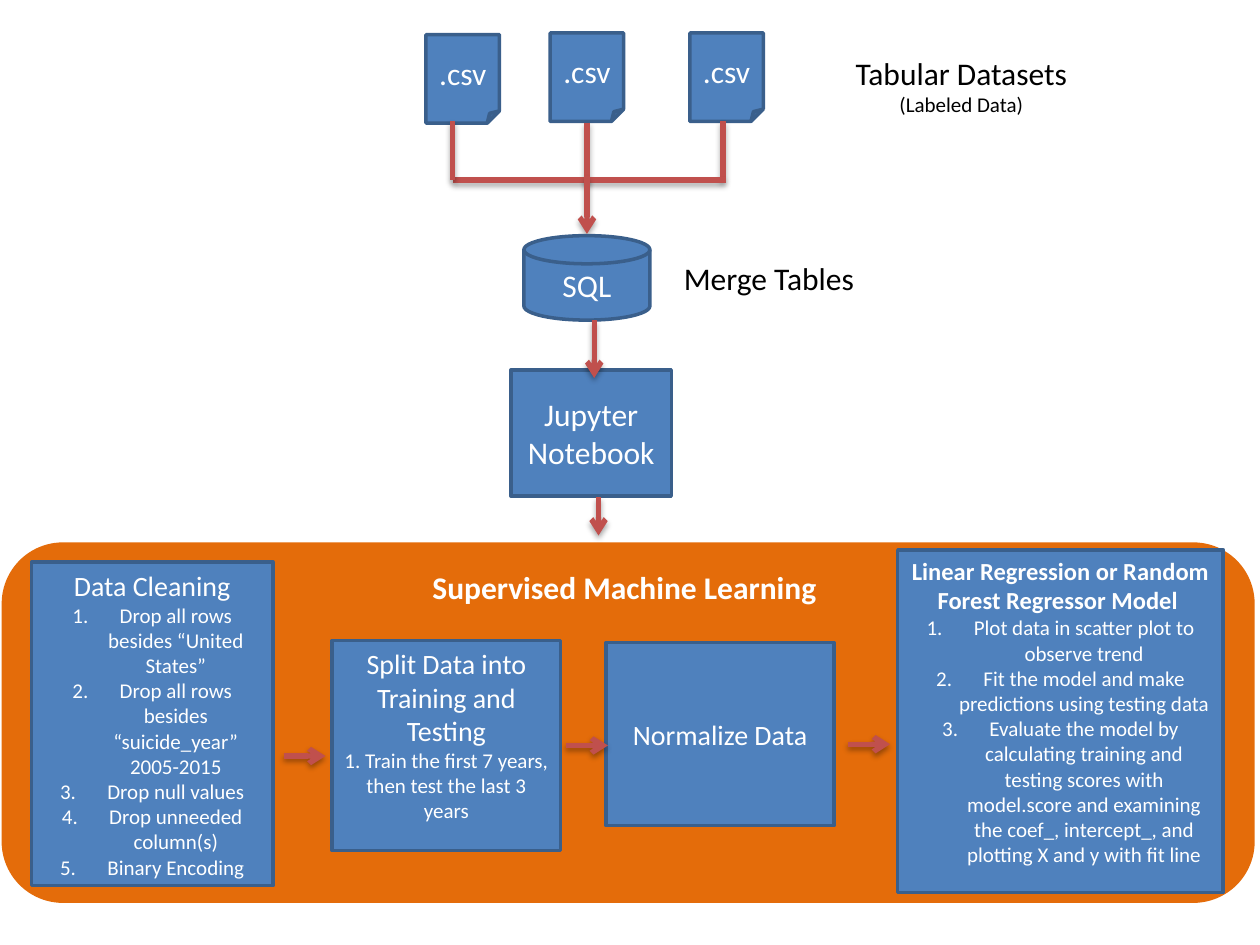
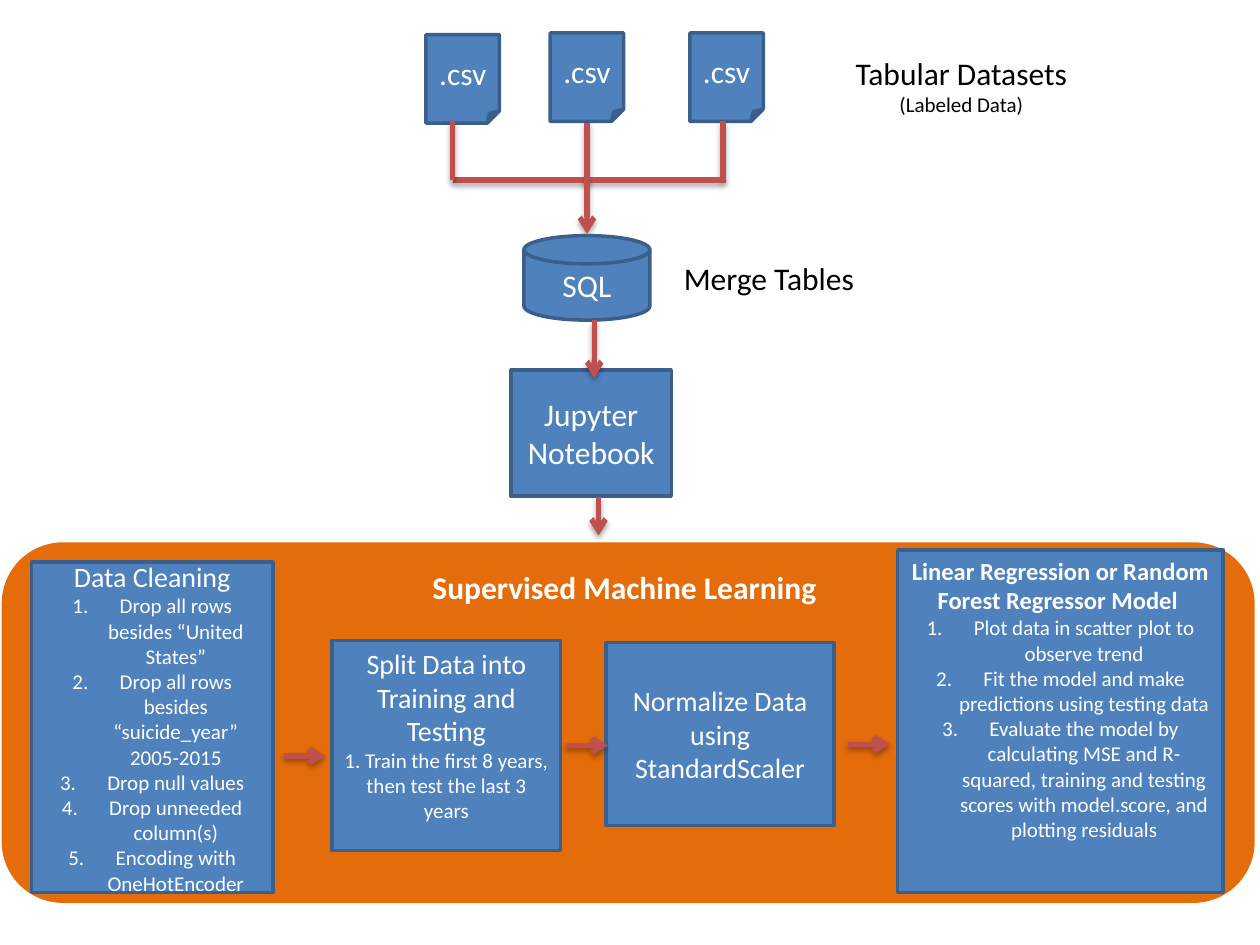
Before and after one commit to NensiH/Social_media_impact, a slide deck: slide 1 of Mockups/ML_mockup.pptx. Drawn at 1260x945 pixels with LibreOffice and Linux fonts; fonts in the diff are those of the drawing. Boxes give left, top, right and bottom in pixels: in the first picture for what was removed or moved away, otherwise in the second. Text is boxed around its words. In the diff, an @@ line names an element or a change of style, - is before the commit and + after.

```diff
--- a/Mockups/ML_mockup.pptx
+++ b/Mockups/ML_mockup.pptx
@@ rectangle "Data Cleaning" resized from (x1=32, y1=562, x2=273, y2=886) to (x1=32, y1=562, x2=273, y2=892) @@
@@ text in rectangle at (x1=633, y1=691, x2=807, y2=778): text changed @@
-Normalize Data
+Normalize Data using StandardScaler
@@ text in rectangle at (x1=960, y1=721, x2=1208, y2=841): text changed @@
-3. Evaluate the model by calculating training and testing scores with model.score and examining the coef_, intercept_, and plotting X and y with fit line
+3. Evaluate the model by calculating MSE and R-squared, training and testing scores with model.score, and plotting residuals
@@ text in rectangle at (x1=344, y1=753, x2=548, y2=822): text changed @@
-1. Train the first 7 years, then test the last 3 years
+1. Train the first 8 years, then test the last 3 years
@@ text in rectangle at (x1=108, y1=850, x2=244, y2=897): text changed @@
-5. Binary Encoding
+5. Encoding with OneHotEncoder
```
Also in this commit, not shown: 1 other file.
